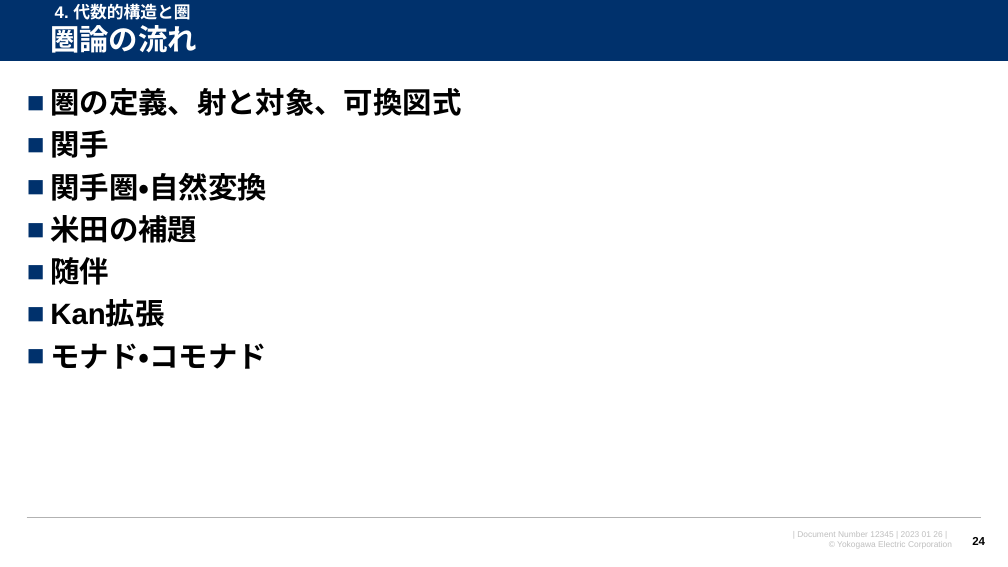
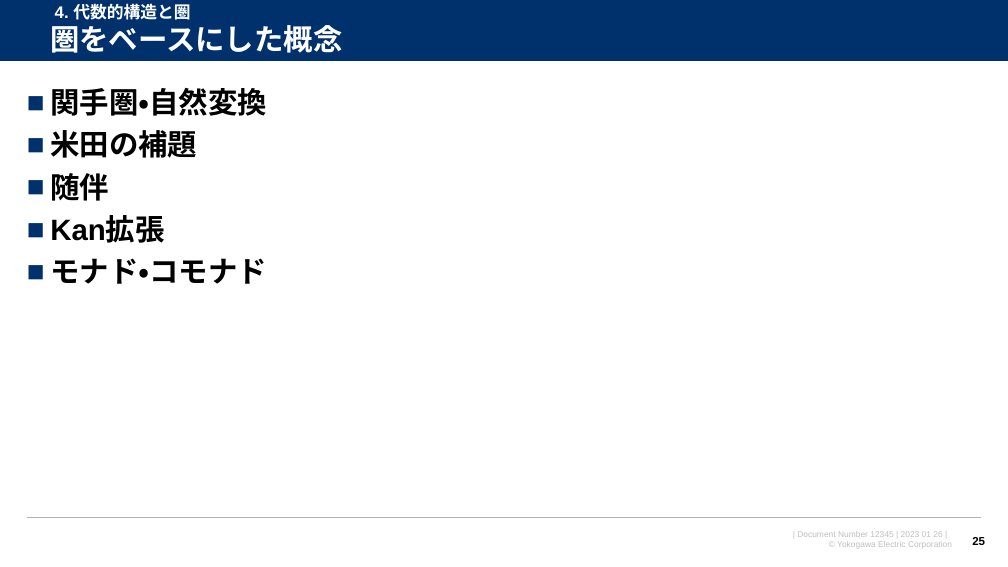
Before and after one commit to watarukumagai-git/opt, a slide deck: slide 25 of MMW/20230126_MMW_kumagai_rev.0.pptx (slide 24 before the commit). Drawn at 1008x567 pixels with LibreOffice and Linux fonts; fonts in the diff are those of the drawing; background and template pictures are left out. Boxes give left, top, right and bottom in pixels: in the first picture for what was removed or moved away, otherwise in the second. Text is boxed around its words. In the diff, an @@ line names an element or a change of style, - is before the commit and + after.

```diff
--- a/MMW/20230126_MMW_kumagai_rev.0.pptx
+++ b/MMW/20230126_MMW_kumagai_rev.0.pptx
@@ title at bbox=[50, 25, 342, 53]: text changed @@
-圏論の流れ
+圏をベースにした概念
@@ text at bbox=[50, 88, 461, 158]: paragraphs removed @@
-■ 圏の定義、射と対象、可換図式
-■ 関手
@@ page number at bbox=[972, 537, 985, 545]: text changed @@
-24
+25
```
Also in this commit, not shown: 10 other slides changed, 4 slides added, 5 slides removed.
